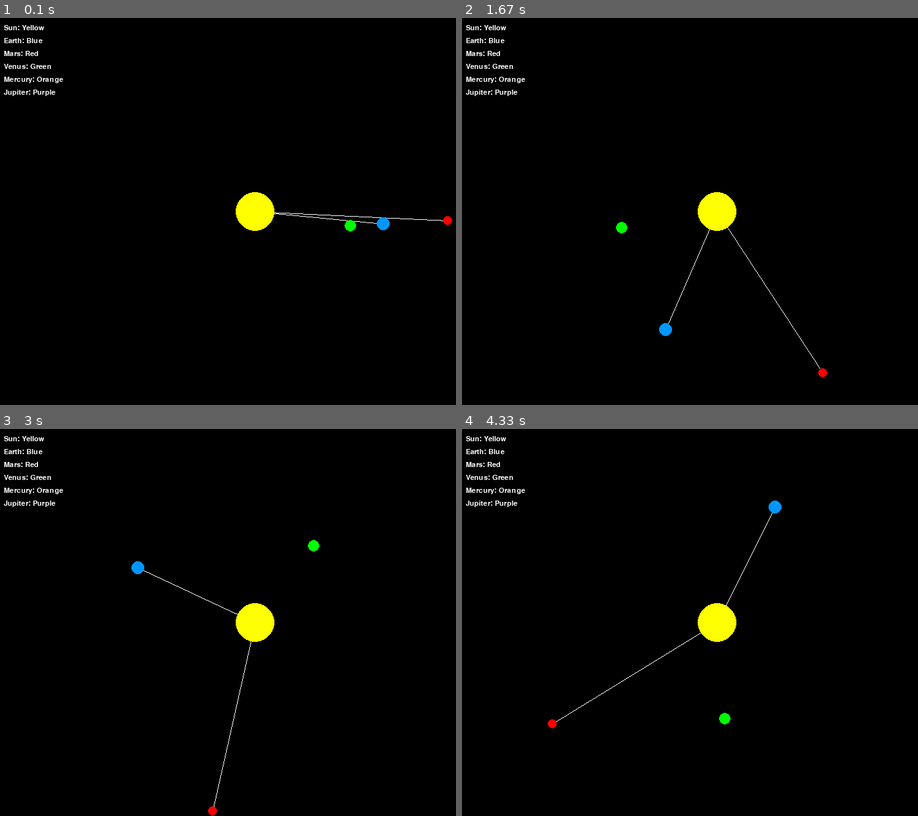
Above: before the commit, frames 1-4 (two rows, left to right).
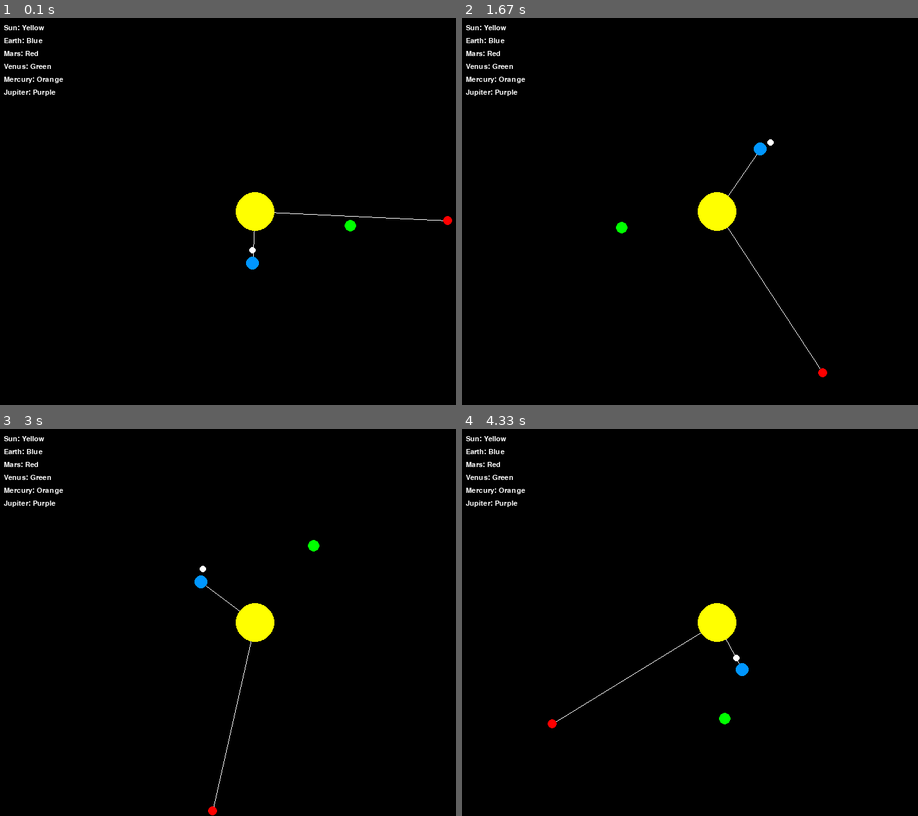
Above: after the commit, the same moments.

Repository: LBassett21/ReplicateAntikythera
Game: pygame game, started from ReplicateAntikythera/ReplicateAntikythera.py
Two runs of this game, one before a commit and one after it. Both use one fixed random seed, a clock stepped at 60 frames per second and the inputs below.
Inputs:
- Up to frame 1 (0.1 s): no input
- Up to frame 2 (1.67 s): no input
- Up to frame 3 (3 s): no input
- Up to frame 4 (4.33 s): no input

The runs differ from the first frame. In frame 1, 0.2% of the frame differs, in the area x 53-86%, y 50-65%; in frame 2, 0.2%, in the area x 43-69%, y 31-83%; in frame 3, 0.2%; in frame 4, 0.2%.

Commit message:
Modified GUI

Diff:
--- a/ReplicateAntikythera/GUI.py
+++ b/ReplicateAntikythera/GUI.py
@@ -1,6 +1,8 @@
 import pygame
 import math
 import pygame.font
+
+from ReplicateAntikythera import *
 
 # Initialize Pygame
 pygame.init()
@@ -55,6 +57,7 @@
 jupiter_angle = 0
 jupiter_mass = 2.5
 
+moon_radius = 5
 
 #Define the information for the key
 key_font = pygame.font.SysFont(None, 16) #font for the key
@@ -67,9 +70,20 @@
     "Jupiter": "Purple"
     }
 
+
+#earth_orbit = Orbit(1, 0.016710, 0, -11.26064, 114.20783, 1, date(2024, 1, 4))
+earth_orbit = Orbit(1, 0.2, 0, -11.26064, 114.20783, 1, date(2024, 1, 4))
+earth = Planet(earth_orbit)
+#moon_orbit = Orbit(0.00257, 0.0549, 5.145, 0, 0, 29.530 / 365, ref_date)
+moon_orbit = Orbit(0.2, 0.0549, 5.145, 0, 0, 29.530 / 365, ref_date)
+moon = Moon(moon_orbit, earth)
+
 # Main game loop
 running = True
 clock = pygame.time.Clock()
+
+sim_time = 0
+dt = 0
 
 while running:
     # Process events
@@ -77,13 +91,23 @@
         if event.type == pygame.QUIT:
             running = False
 
+    # 1 second of real time = 0.25 years of sim time
+    sim_time = (sim_time + (dt / 1000)/4)
+
     # Clear the screen
     screen.fill(BLACK)
 
     # Update planet positions
+    '''
     earth_x = sun_pos[0] + math.cos(earth_angle) * earth_distance
     earth_y = sun_pos[1] + math.sin(earth_angle) * earth_distance
     earth_angle += earth_speed
+    '''
+    earth_x = sun_pos[0] + earth.getPos(sim_time)[0] * 100
+    earth_y = sun_pos[1] + earth.getPos(sim_time)[1] * 100
+
+    moon_x = sun_pos[0] + moon.getPos(sim_time)[0] * 100
+    moon_y = sun_pos[1] + moon.getPos(sim_time)[1] * 100
 
     mars_x = sun_pos[0] + math.cos(mars_angle) * mars_distance
     mars_y = sun_pos[1] + math.sin(mars_angle) * mars_distance
@@ -113,6 +137,8 @@
     pygame.draw.circle(screen, RED, (int(mars_x), int(mars_y)), mars_radius)
     pygame.draw.circle(screen, GREEN, (int(venus_x), int(venus_y)), venus_radius)
 
+    pygame.draw.circle(screen, WHITE, (int(moon_x), int(moon_y)), moon_radius)
+
     #Draw the key
     key_x =10
     key_y = 10
@@ -124,7 +150,7 @@
 
     # Update the display
     pygame.display.flip()
-    clock.tick(60)
+    dt = clock.tick(60)
 
 # Quit the game
 pygame.quit()
